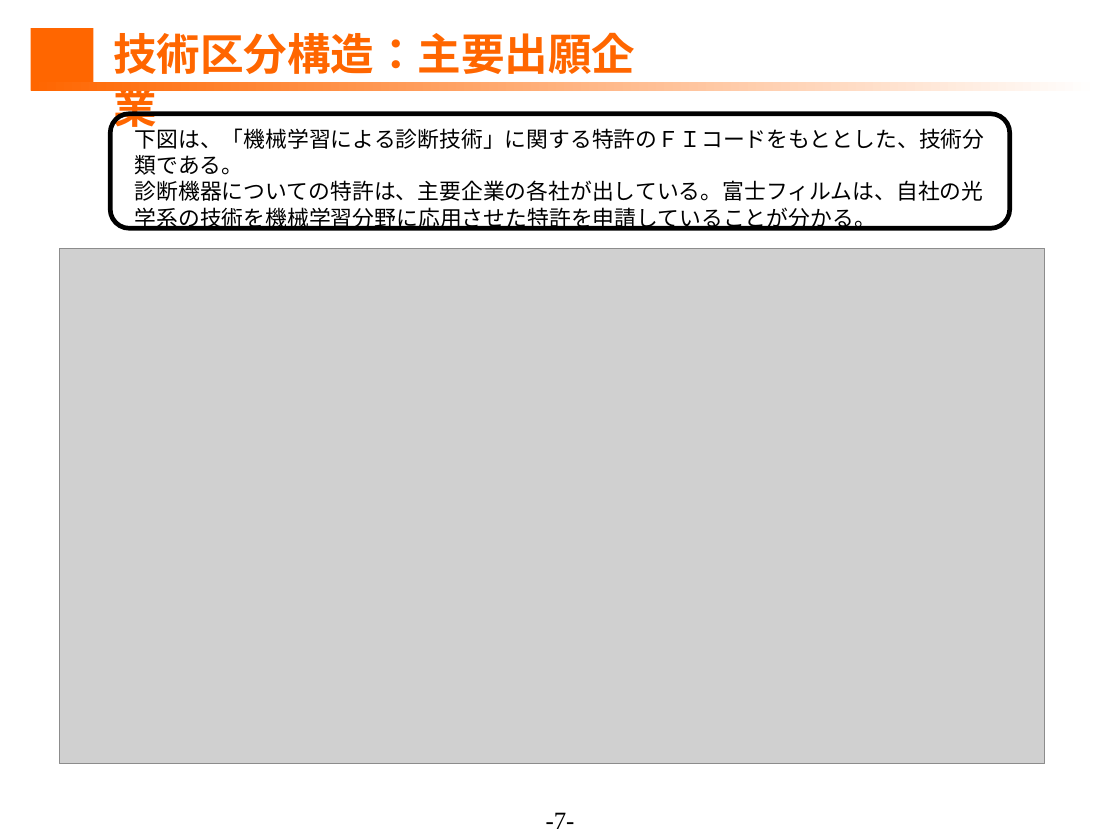
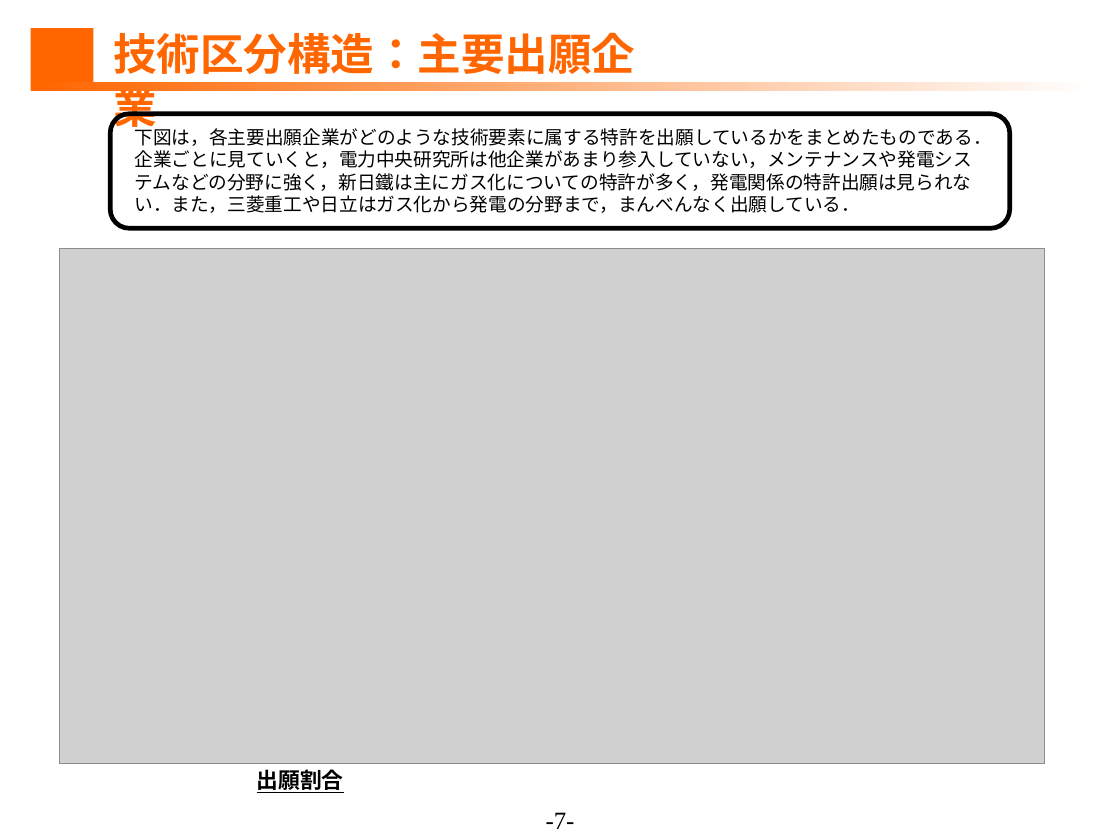
Before and after one commit to ShuDiamonds/JapanesePatentAnalysis, a slide deck: slide 7 of submissions2/1.調査分析.pptx (slide 8 before the commit). Drawn at 1120x840 pixels with LibreOffice and Linux fonts; fonts in the diff are those of the drawing; grey boxes stand for pictures. Boxes give left, top, right and bottom in pixels: in the first picture for what was removed or moved away, otherwise in the second. Text is boxed around its words. In the diff, an @@ line names an element or a change of style, - is before the commit and + after.

```diff
--- a/submissions2/1.調査分析.pptx
+++ b/submissions2/1.調査分析.pptx
@@ text at (135, 125, 992, 213): text changed; size 14 to 12 pt @@
-下図は、「機械学習による診断技術」に関する特許のＦＩコードをもととした、技術分類である。
-診断機器についての特許は、主要企業の各社が出している。富士フィルムは、自社の光学系の技術を機械学習分野に応用させた特許を申請していることが分かる。
+下図は，各主要出願企業がどのような技術要素に属する特許を出願しているかをまとめたものである．企業ごとに見ていくと，電力中央研究所は他企業があまり参入していない，メンテナンスや発電システムなどの分野に強く，新日鐵は主にガス化についての特許が多く，発電関係の特許出願は見られない．また，三菱重工や日立はガス化から発電の分野まで，まんべんなく出願している．
@@ text added at (257, 769, 344, 793), 14 pt, text #000000, bold, underline @@
+出願割合
```
Also in this commit, not shown: 8 other slides changed, 1 slide removed.
